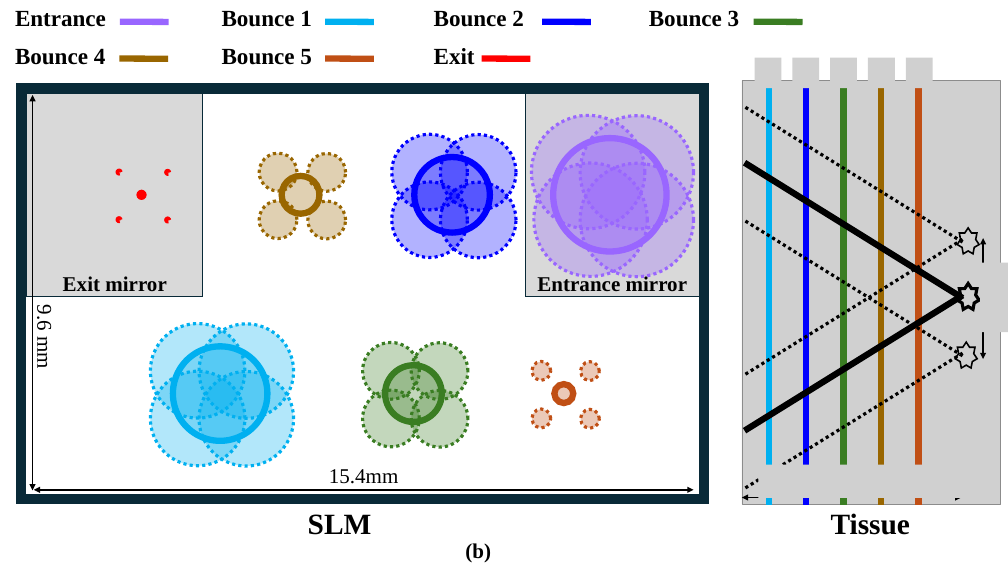
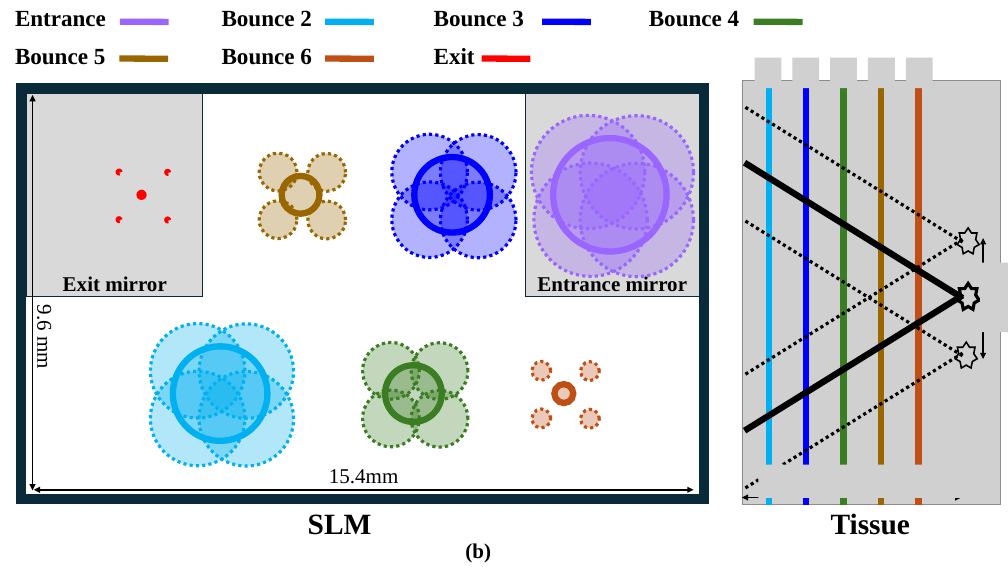
Before and after one commit to anatleving/NSFBSF_3D_DTWFS, a slide deck: slide 1 of figs/system/setup_rMPLC_xy.pptx. Drawn at 1008x567 pixels with LibreOffice and Linux fonts; fonts in the diff are those of the drawing; grey boxes stand for pictures. Boxes give left, top, right and bottom in pixels: in the first picture for what was removed or moved away, otherwise in the second. Text is boxed around its words. In the diff, an @@ line names an element or a change of style, - is before the commit and + after.

```diff
--- a/figs/system/setup_rMPLC_xy.pptx
+++ b/figs/system/setup_rMPLC_xy.pptx
@@ text at (x1=222, y1=10, x2=312, y2=27): text changed @@
-Bounce 1
+Bounce 2
@@ text at (x1=434, y1=10, x2=524, y2=27): text changed @@
-Bounce 2
+Bounce 3
@@ text at (x1=649, y1=10, x2=740, y2=27): text changed @@
-Bounce 3
+Bounce 4
@@ text at (x1=15, y1=49, x2=106, y2=65): text changed @@
-Bounce 4
+Bounce 5
@@ text at (x1=222, y1=48, x2=312, y2=65): text changed @@
-Bounce 5
+Bounce 6
```
Also in this commit, not shown: 3 other files.
